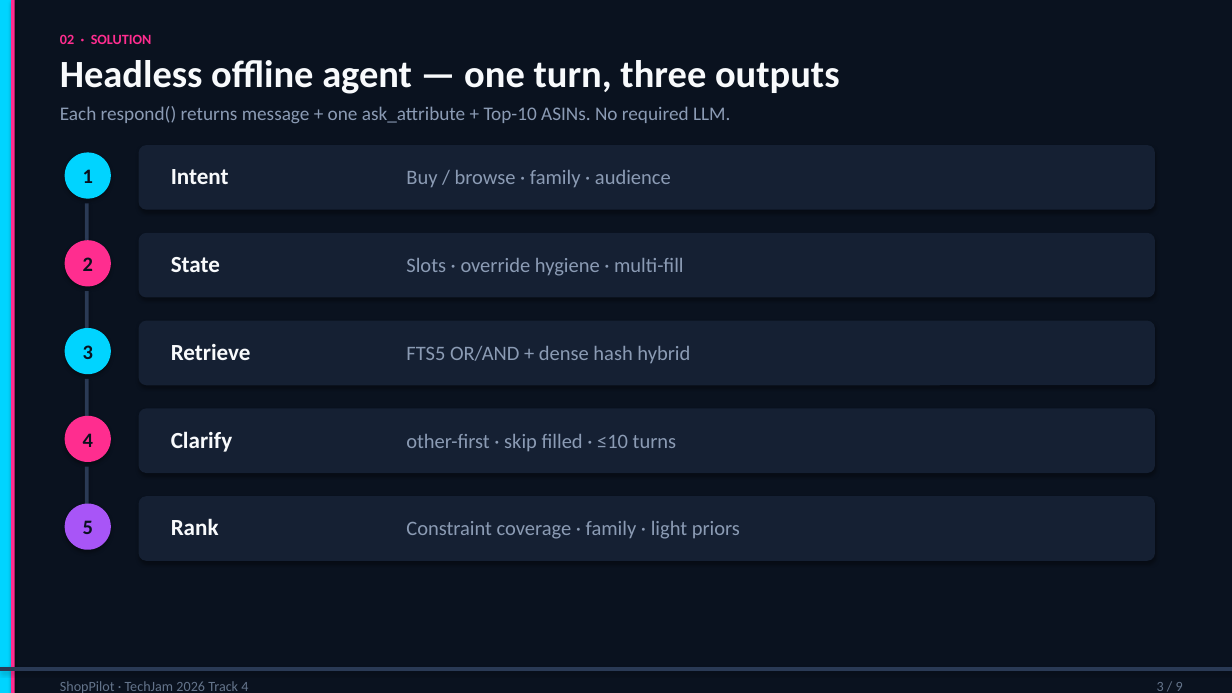
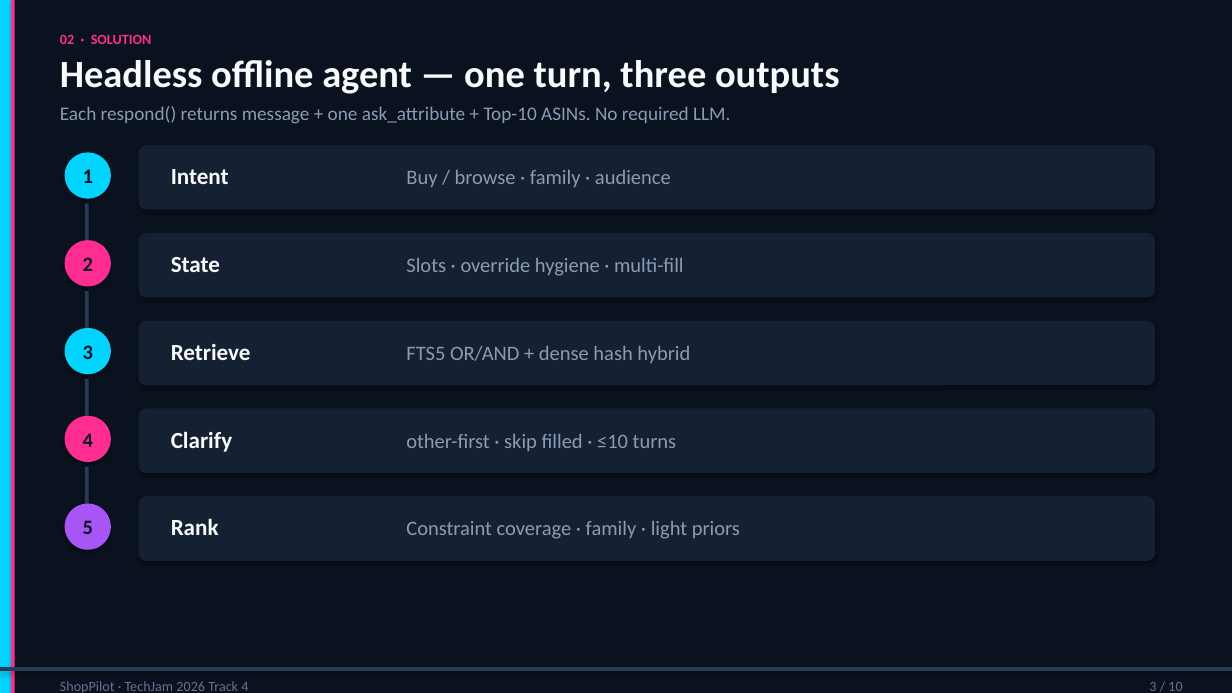
Before and after one commit to algorathem/techjam2026-shopping-copilot, a slide deck: slide 3 of docs/ShopPilot_Demo_Slides.pptx. Drawn at 1232x693 pixels with LibreOffice and Linux fonts; fonts in the diff are those of the drawing. Boxes give left, top, right and bottom in pixels: in the first picture for what was removed or moved away, otherwise in the second. Text is boxed around its words. In the diff, an @@ line names an element or a change of style, - is before the commit and + after.

```diff
--- a/docs/ShopPilot_Demo_Slides.pptx
+++ b/docs/ShopPilot_Demo_Slides.pptx
@@ text at [1149, 682, 1182, 691]: text changed @@
-3 / 9
+3 / 10
```
Also in this commit, not shown: 7 other slides changed, 2 slides added, 1 slide removed, 4 other files.
